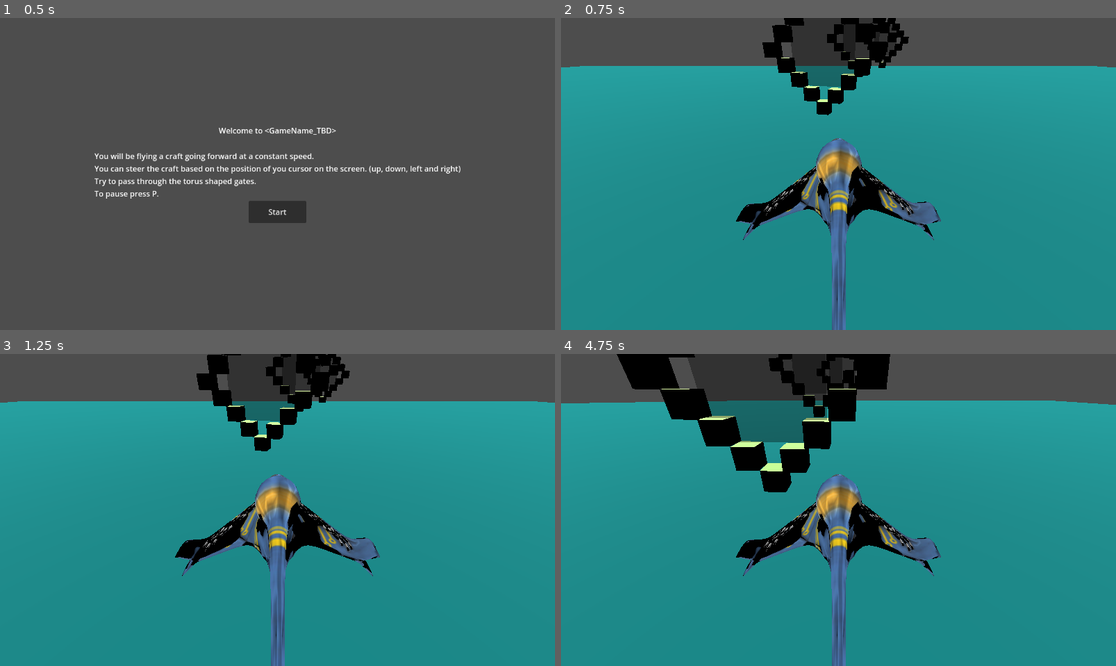
Above: before the commit, frames 1-4 (two rows, left to right).
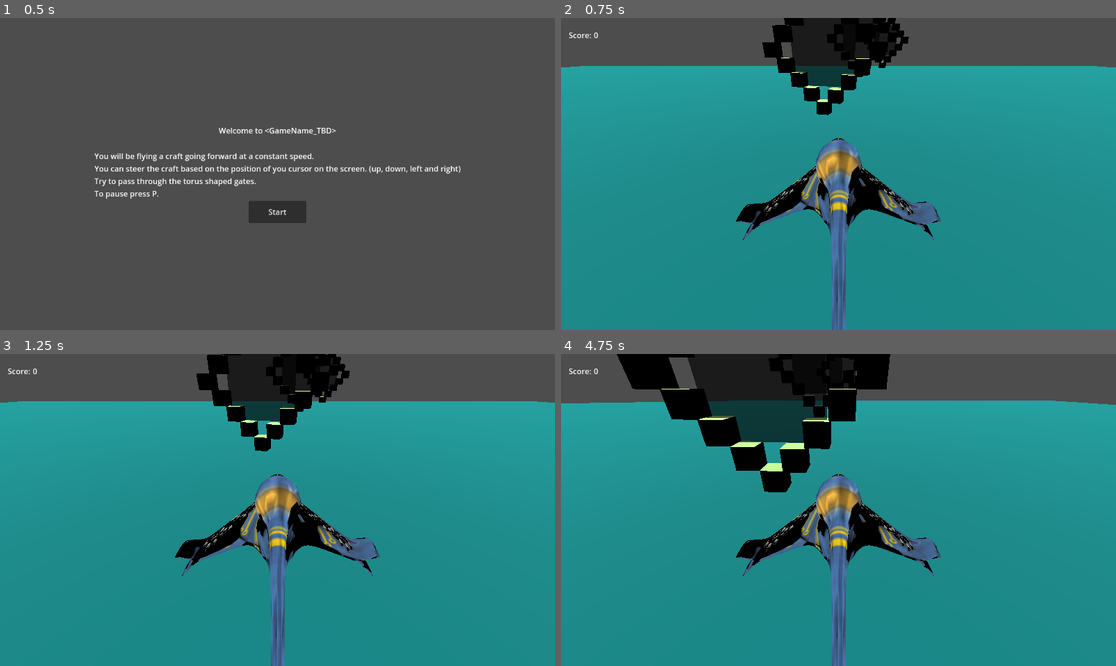
Above: after the commit, the same moments.

Repository: Shahriar-Kariman/flying_ship
Game: Godot game, scene res://start_screen.tscn
The game is run twice, just before and just after one commit, with the same random seed, the same clock (stepped at 60 frames per second) and the same inputs.
Inputs (mouse positions are in pixels of both pictures, inside the frame that each line leads up to):
- Up to frame 1 (0.5 s): no input
- Up to frame 2 (0.75 s): click "Start" at 0.5 s
- Up to frame 3 (1.25 s): no input
- Up to frame 4 (4.75 s): move the mouse to (960, 494) at 1.27 s; hold D (right) 1.28-2.03 s; move the mouse to (727, 525) at 2.02 s; hold S (backward) 2.03-2.78 s; move the mouse to (894, 441) at 2.77 s; hold D (right) 2.78-3.53 s; move the mouse to (810, 572) at 3.52 s; hold W (forward) 3.53-4.28 s; move the mouse to (1005, 556) at 4.27 s; hold A (left) from 4.28 s (still down)

Frame 1 is identical in both runs. In frame 2, 0.5% of the frame differs, in the area x 1-53%, y 4-40%; in frame 3, 0.5%; in frame 4, 2.0%, in the area x 1-52%, y 4-40%.

Commit message:
Finished all of the project requirements to make it a full game but there are still improvments to be made.

Diff:
--- /dev/null
+++ b/EndScreenControl.gd
@@ -0,0 +1,24 @@
+extends Control
+
+var text = ""
+
+func _ready():
+	pass
+
+func _process(_delta):
+	$VBoxContainer/text.text = text
+
+func _on_flying_craft_lose():
+	text = "If your father was as good at f#&%ing as you are at flying this thing you would have never been born."
+
+func _on_flying_craft_lose_by_ground():
+	text = "You had literally one job. NOT CRASH"
+
+func _on_score_control_win():
+	text = "Congrats you win. Why are you still here? you want a medal or somthing?"
+
+func _on_button_button_down():
+	get_tree().reload_current_scene()
+
+func _on_end_button_down():
+	get_tree().quit()
--- /dev/null
+++ b/ScoreControl.gd
@@ -0,0 +1,18 @@
+extends Control
+
+signal win
+
+var numLoops = 0
+
+# Called when the node enters the scene tree for the first time.
+func _ready():
+	pass # Replace with function body.
+
+# Called every frame. 'delta' is the elapsed time since the previous frame.
+func _process(delta):
+	if numLoops>2:
+		win.emit()
+
+func _on_flying_craft_success():
+	numLoops += 1
+	$HBoxContainer/Label.text = "%02d" % numLoops
--- a/flying_craft.gd
+++ b/flying_craft.gd
@@ -1,6 +1,8 @@
 extends CharacterBody3D
 
 signal success
+signal lose
+signal lose_by_ground
 
 var active = true
 
@@ -89,13 +91,20 @@
 			continue
 		if collision.get_collider().is_in_group("inside"):
 			var loop = collision.get_collider()
+			success.emit()
 			loop.queue_free()
 		elif collision.get_collider().is_in_group("outside"):
-			var loop = collision.get_collider()
-			print("lose")
+			active = false
+			lose.emit()
+		elif collision.get_collider().is_in_group("ground"):
+			active = false
+			lose_by_ground.emit()
 		else:
 			continue
 		break # prevent further duplicate calls?
 
 func _on_main_pause():
 	active = false
+
+func _on_score_control_win():
+	active = false
--- a/flying_craft.tscn
+++ b/flying_craft.tscn
@@ -28,11 +28,11 @@
 shape = SubResource("BoxShape3D_0tph1")
 
 [node name="CollisionShape3D8" type="CollisionShape3D" parent="."]
-transform = Transform3D(15, 0, 0, 0, 30, 0, 0, 0, 40, -84.2115, -23.8711, 29.3991)
+transform = Transform3D(15, 0, 0, 0, 25, 0, 0, 0, 30, -84.2115, -23.8711, 34.9207)
 shape = SubResource("BoxShape3D_0tph1")
 
 [node name="CollisionShape3D9" type="CollisionShape3D" parent="."]
-transform = Transform3D(15, 0, 0, 0, 30, 0, 0, 0, 40, 89.0517, -23.8711, 29.3991)
+transform = Transform3D(15, 0, 0, 0, 25, 0, 0, 0, 30, 89.0517, -23.8711, 36.096)
 shape = SubResource("BoxShape3D_0tph1")
 
 [node name="CollisionShape3D3" type="CollisionShape3D" parent="."]
--- a/loop.tscn
+++ b/loop.tscn
@@ -10,7 +10,7 @@
 
 [sub_resource type="StandardMaterial3D" id="StandardMaterial3D_4k2us"]
 transparency = 1
-albedo_color = Color(1, 0.662745, 0.266667, 0.34902)
+albedo_color = Color(0.882353, 0.317647, 0, 0.643137)
 
 [sub_resource type="BoxShape3D" id="BoxShape3D_ee8x2"]
 
--- a/main.gd
+++ b/main.gd
@@ -11,3 +11,6 @@
 		$PauseControl.visible = true
 		#DisplayServer.mouse_set_mode(DisplayServer.MOUSE_MODE_VISIBLE)
 		pause.emit()
+
+func _on_end():
+	$EndScreenControl.visible = true
--- a/main.tscn
+++ b/main.tscn
@@ -1,9 +1,11 @@
-[gd_scene load_steps=8 format=3 uid="uid://roy5r3ckbsy2"]
+[gd_scene load_steps=10 format=3 uid="uid://roy5r3ckbsy2"]
 
 [ext_resource type="Script" path="res://main.gd" id="1_meel3"]
 [ext_resource type="PackedScene" uid="uid://cswkk0wo50bif" path="res://flying_craft.tscn" id="1_pcvgg"]
 [ext_resource type="PackedScene" uid="uid://cbfvj3a337vqv" path="res://loop.tscn" id="2_j8j07"]
 [ext_resource type="Script" path="res://PauseControl.gd" id="2_ofsi3"]
+[ext_resource type="Script" path="res://ScoreControl.gd" id="4_a77gg"]
+[ext_resource type="Script" path="res://EndScreenControl.gd" id="6_hvcbd"]
 
 [sub_resource type="BoxMesh" id="BoxMesh_7s1pe"]
 
@@ -15,7 +17,7 @@
 [node name="main" type="Node3D"]
 script = ExtResource("1_meel3")
 
-[node name="Ground" type="StaticBody3D" parent="."]
+[node name="Ground" type="StaticBody3D" parent="." groups=["ground"]]
 collision_mask = 3
 
 [node name="MeshInstance3D" type="MeshInstance3D" parent="Ground"]
@@ -37,8 +39,42 @@
 [node name="DirectionalLight3D" type="DirectionalLight3D" parent="."]
 transform = Transform3D(1, 0, 0, 0, -4.37114e-08, 1, 0, -1, -4.37114e-08, -39.0793, 383.418, -477.38)
 
+[node name="loop" parent="." instance=ExtResource("2_j8j07")]
+transform = Transform3D(93.9004, 0, -34.3906, 0, 100, 0, 34.3906, 0, 93.9004, 143.383, 165.257, -1416.29)
+
+[node name="loop2" parent="." instance=ExtResource("2_j8j07")]
+transform = Transform3D(74.0699, 0, -67.1837, 0, 100, 0, 67.1837, 0, 74.0699, 437.735, 165.257, -2137.48)
+
+[node name="loop3" parent="." instance=ExtResource("2_j8j07")]
+transform = Transform3D(-96.3331, 0, 26.8314, 0, 100, 0, -26.8314, 0, -96.3331, -58.671, 106.387, -699.22)
+
+[node name="ScoreControl" type="Control" parent="."]
+layout_mode = 3
+anchors_preset = 15
+anchor_right = 1.0
+anchor_bottom = 1.0
+grow_horizontal = 2
+grow_vertical = 2
+script = ExtResource("4_a77gg")
+
+[node name="HBoxContainer" type="HBoxContainer" parent="ScoreControl"]
+layout_mode = 0
+offset_left = 16.0
+offset_top = 16.0
+offset_right = 78.0001
+offset_bottom = 56.0
+
+[node name="ScoreLabel" type="Label" parent="ScoreControl/HBoxContainer"]
+layout_mode = 2
+text = "Score:"
+
+[node name="Label" type="Label" parent="ScoreControl/HBoxContainer"]
+layout_mode = 2
+text = "0"
+
 [node name="PauseControl" type="Control" parent="."]
 visible = false
+z_index = 1
 layout_mode = 3
 anchors_preset = 15
 anchor_right = 1.0
@@ -78,16 +114,63 @@
 layout_mode = 2
 text = "Restart"
 
-[node name="loop" parent="." instance=ExtResource("2_j8j07")]
-transform = Transform3D(93.9004, 0, -34.3906, 0, 100, 0, 34.3906, 0, 93.9004, 143.383, 165.257, -1416.29)
+[node name="EndScreenControl" type="Control" parent="."]
+visible = false
+z_index = 2
+layout_mode = 3
+anchors_preset = 15
+anchor_right = 1.0
+anchor_bottom = 1.0
+grow_horizontal = 2
+grow_vertical = 2
+script = ExtResource("6_hvcbd")
 
-[node name="loop2" parent="." instance=ExtResource("2_j8j07")]
-transform = Transform3D(74.0699, 0, -67.1837, 0, 100, 0, 67.1837, 0, 74.0699, 437.735, 165.257, -2137.48)
+[node name="VBoxContainer" type="VBoxContainer" parent="EndScreenControl"]
+layout_mode = 1
+anchors_preset = 8
+anchor_left = 0.5
+anchor_top = 0.5
+anchor_right = 0.5
+anchor_bottom = 0.5
+offset_left = -65.5
+offset_top = -20.0
+offset_right = 65.5
+offset_bottom = 20.0
+grow_horizontal = 2
+grow_vertical = 2
+alignment = 1
 
-[node name="loop3" parent="." instance=ExtResource("2_j8j07")]
-transform = Transform3D(-96.3331, 0, 26.8314, 0, 100, 0, -26.8314, 0, -96.3331, -58.671, 106.387, -699.22)
+[node name="text" type="Label" parent="EndScreenControl/VBoxContainer"]
+layout_direction = 2
+layout_mode = 2
+size_flags_horizontal = 4
+text = "Placeholder text."
+
+[node name="Restart" type="Button" parent="EndScreenControl/VBoxContainer"]
+custom_minimum_size = Vector2(70, 32)
+layout_mode = 2
+size_flags_horizontal = 4
+text = "Restart
+"
+
+[node name="End" type="Button" parent="EndScreenControl/VBoxContainer"]
+custom_minimum_size = Vector2(70, 32)
+layout_mode = 2
+size_flags_horizontal = 4
+text = "End
+"
 
 [connection signal="pause" from="." to="FlyingCraft" method="_on_main_pause"]
+[connection signal="lose" from="FlyingCraft" to="." method="_on_end"]
+[connection signal="lose" from="FlyingCraft" to="EndScreenControl" method="_on_flying_craft_lose"]
+[connection signal="lose_by_ground" from="FlyingCraft" to="." method="_on_end"]
+[connection signal="lose_by_ground" from="FlyingCraft" to="EndScreenControl" method="_on_flying_craft_lose_by_ground"]
+[connection signal="success" from="FlyingCraft" to="ScoreControl" method="_on_flying_craft_success"]
+[connection signal="win" from="ScoreControl" to="." method="_on_end"]
+[connection signal="win" from="ScoreControl" to="FlyingCraft" method="_on_score_control_win"]
+[connection signal="win" from="ScoreControl" to="EndScreenControl" method="_on_score_control_win"]
 [connection signal="button_down" from="PauseControl/VBoxContainer/Resume" to="PauseControl" method="_on_resume_button_down"]
 [connection signal="button_down" from="PauseControl/VBoxContainer/Exit" to="PauseControl" method="_on_exit_button_down"]
 [connection signal="button_down" from="PauseControl/VBoxContainer/Restart" to="PauseControl" method="_on_restart_button_down"]
+[connection signal="button_down" from="EndScreenControl/VBoxContainer/Restart" to="EndScreenControl" method="_on_button_button_down"]
+[connection signal="button_down" from="EndScreenControl/VBoxContainer/End" to="EndScreenControl" method="_on_end_button_down"]
--- a/ship_model.tscn
+++ b/ship_model.tscn
@@ -6,16 +6,21 @@
 [sub_resource type="StandardMaterial3D" id="StandardMaterial3D_7572w"]
 albedo_texture = ExtResource("2_ceubd")
 
-[sub_resource type="StandardMaterial3D" id="StandardMaterial3D_i8kcf"]
-albedo_texture = ExtResource("2_ceubd")
+[sub_resource type="StandardMaterial3D" id="StandardMaterial3D_wiuyq"]
+transparency = 1
+albedo_color = Color(0.427451, 0.423529, 0, 0.972549)
+metallic = 0.93
+roughness = 0.24
 
-[sub_resource type="StandardMaterial3D" id="StandardMaterial3D_8o418"]
-albedo_texture = ExtResource("2_ceubd")
+[sub_resource type="StandardMaterial3D" id="StandardMaterial3D_ir8in"]
+albedo_color = Color(0.960784, 0.913725, 0.305882, 1)
+emission_enabled = true
+emission_energy_multiplier = 4.65
 
 [node name="ShipModel" instance=ExtResource("1_k3tky")]
 transform = Transform3D(0.1, 0, 0, 0, 0.1, 0, 0, 0, 0.1, 0, 0, 0)
 
 [node name="p1_wedge_geo1" parent="." index="0"]
 surface_material_override/0 = SubResource("StandardMaterial3D_7572w")
-surface_material_override/1 = SubResource("StandardMaterial3D_i8kcf")
-surface_material_override/2 = SubResource("StandardMaterial3D_8o418")
+surface_material_override/1 = SubResource("StandardMaterial3D_wiuyq")
+surface_material_override/2 = SubResource("StandardMaterial3D_ir8in")
